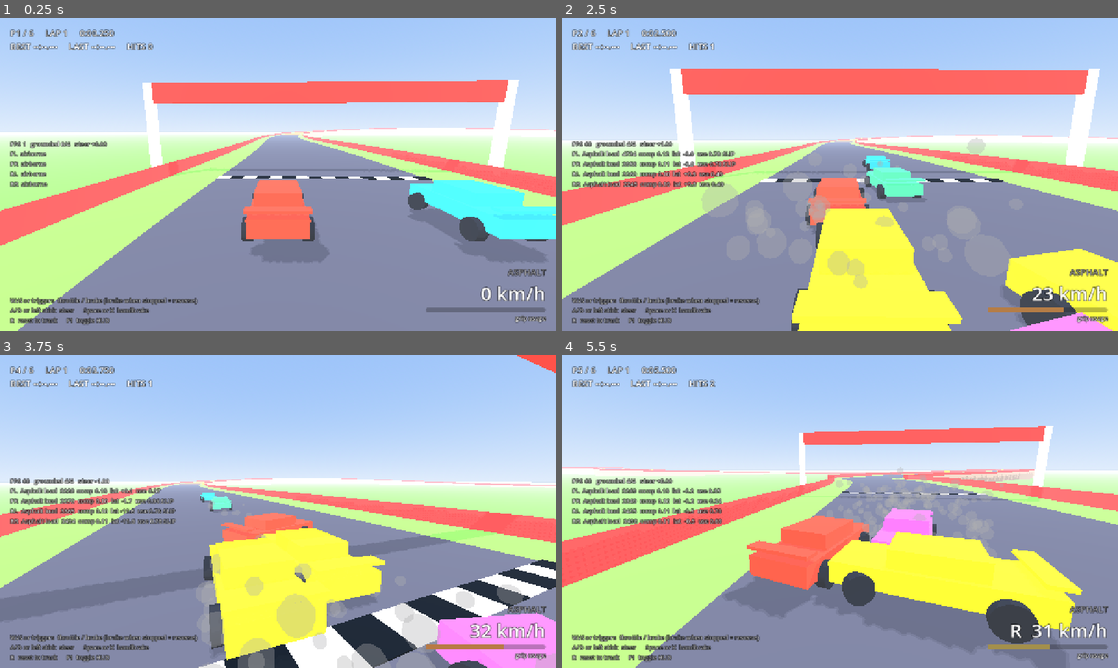
Above: before the commit, frames 1-4 (two rows, left to right).
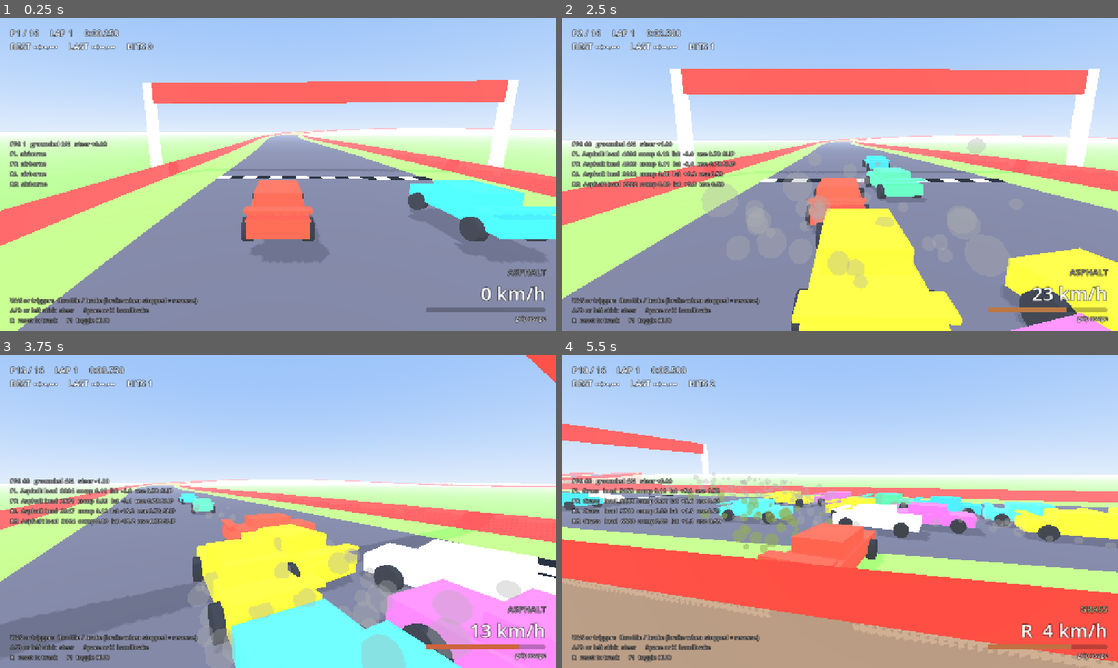
Above: after the commit, the same moments.

Repository: dylantoporek/the-crucible-race
Game: Godot game, scene res://scenes/main.tscn
Two runs of this game, one before a commit and one after it. Both use one fixed random seed, a clock stepped at 60 frames per second and the inputs below.
Inputs:
- Up to frame 1 (0.25 s): no input
- Up to frame 2 (2.5 s): hold D (steer_right) 0.53-1.28 s; hold S (brake) 1.28-2.03 s; hold D (steer_right) from 2.03 s (still down)
- Up to frame 3 (3.75 s): release D (steer_right) at 2.78 s; hold W (accelerate) 2.78-3.53 s; hold A (steer_left) from 3.53 s (still down)
- Up to frame 4 (5.5 s): tap R (reset) at 4.15 s; release A (steer_left) at 5.03 s; hold S (brake) from 5.03 s (still down)

The runs differ from the first frame. In frame 1, 0.2% of the frame differs, in the area x 5-22%, y 3-6%; in frame 2, 0.5%; in frame 3, 27%; in frame 4, 58%, in the area x 0-100%, y 3-100%.

Commit message:
Cache track offsets per body and raise the demo grid to 16 cars
Every AI ran four full scans of the track curve per tick, and the lap
tracker ran one more per car per frame. Each scan walked all 2,292 baked
points, which made the AI about a quarter of total physics cost and put a
low ceiling on field size.

TestTrack.track_offset() now caches one offset per body per physics frame
and finds it by searching a 12 m window around the body's previous offset,
falling back to the full scan on a cache miss or when the best match lands
on the window edge (a reset or teleport). lateral_offset_at() and
distance_from_center_at() take an already-known offset so callers do not
recompute it, and the AI and lap tracker use the cached lookups.

Verified against the exact full scan over 28,800 samples with 13 forced
teleports: maximum error 0.26 m on a 2,291 m lap, within the fine search
step.

Physics per tick, headless on a 2.1 GHz Xeon:
  cars   before   after
    6    1.58 ms  1.71 ms
   16    3.62 ms  2.71 ms
   20    4.20 ms  3.44 ms
   40    7.52 ms  5.73 ms
Marginal cost per car falls from 0.175 ms to 0.118 ms.

With that headroom the demo grid goes from 6 cars to 16. Over 45 s with
every car on AI the field stays on the road, none stall, and they are
trading paint by the end.

Co-Authored-By: Claude Opus 5 <noreply@anthropic.com>
Claude-Session: https://claude.ai/code/session_01QUP9UcYASvbeFEYPhEwjAT

Diff:
--- a/scripts/car/ai_driver.gd
+++ b/scripts/car/ai_driver.gd
@@ -29,7 +29,7 @@
 	var curve := track.curve
 	var length := track.length
 	var pos := car.global_position
-	var offset := track.offset_of(pos)
+	var offset := track.track_offset(car)
 	var speed := car.speed
 	var speed_abs := absf(speed)
 
@@ -45,10 +45,10 @@
 	_lane_wobble_phase += delta * 0.4
 	var lane := lane_offset + sin(_lane_wobble_phase) * 1.2
 	if rival != null and is_instance_valid(rival):
-		var rival_off := track.offset_of(rival.global_position)
+		var rival_off := track.track_offset(rival)
 		var along := track.wrapped_delta(offset, rival_off)
 		if absf(along) < 9.0:
-			var rival_lane := track.lateral_offset(rival.global_position)
+			var rival_lane := track.lateral_offset_at(rival.global_position, rival_off)
 			lane = lerpf(lane, rival_lane, aggression * 0.9)
 	lane = clampf(lane, -track.road_half_width + 1.2, track.road_half_width - 1.2)
 	var target: Vector3 = track.to_global(ahead.pos + ahead.right * lane)
@@ -93,7 +93,7 @@
 		_stuck_time = 0.0
 
 	# Way off the road, or lost for too long: put it back on the track.
-	if track.distance_from_center(pos) > track.road_half_width + track.shoulder_width + 4.0:
+	if track.distance_from_center_at(pos, offset) > track.road_half_width + track.shoulder_width + 4.0:
 		_offtrack_time += delta
 	else:
 		_offtrack_time = 0.0
--- a/scripts/game/game.gd
+++ b/scripts/game/game.gd
@@ -14,7 +14,7 @@
 	Color(0.55, 0.55, 0.60),
 ]
 
-@export var ai_count := 5
+@export var ai_count := 15
 
 @onready var track: TestTrack = $TestTrack
 @onready var camera: ChaseCamera = $ChaseCamera
@@ -67,7 +67,7 @@
 		car.add_child(ai)
 	cars.append(car)
 	_laps[car] = 0
-	_prev_progress[car] = track.progress_of(car.global_position)
+	_prev_progress[car] = track.body_progress(car)
 	_half_passed[car] = false
 	return car
 
@@ -82,7 +82,7 @@
 
 
 func _update_progress(car: RaycastCar) -> void:
-	var p := track.progress_of(car.global_position)
+	var p := track.body_progress(car)
 	var prev: float = _prev_progress[car]
 	if p > 0.45 and p < 0.55:
 		_half_passed[car] = true
--- a/scripts/track/test_track.gd
+++ b/scripts/track/test_track.gd
@@ -56,8 +56,15 @@
 ## How far (metres) a surface boundary may move to land on the straightest nearby road.
 @export var transition_search := 60.0
 
+## Search window and step sizes for the cached per-body offset lookup, in metres.
+const CURSOR_RADIUS := 12.0
+const CURSOR_COARSE_STEP := 2.0
+const CURSOR_FINE_STEP := 0.25
+
 var curve := Curve3D.new()
 var length := 0.0
+var _cursor_offset: Dictionary = {}   # body instance id -> offset along the loop
+var _cursor_frame: Dictionary = {}    # body instance id -> physics frame it was computed on
 var _frames: Array[Dictionary] = []   # pos, tangent, right, up, offset
 var _segments: Array = []             # [start_offset, end_offset, SurfaceType], blend bands included
 var _boundaries: Array[float] = []    # centre offset of each surface change
@@ -175,12 +182,72 @@
 
 # ---------------------------------------------------------------- queries
 
+## Exact but expensive: scans every baked point on the curve. Use `track_offset()` for
+## anything that runs per frame; this is for one-off queries and cache misses.
 func offset_of(global_pos: Vector3) -> float:
 	return curve.get_closest_offset(to_local(global_pos))
 
 
+## Offset along the loop for a moving body, cached per physics frame and found by searching
+## only near where the body was last tick. A car covers about a metre per tick at top speed,
+## so the window is generous; if the best match lands on the window edge the body has been
+## reset or teleported and we fall back to the full scan.
+func track_offset(body: Node3D) -> float:
+	var id := body.get_instance_id()
+	var frame := Engine.get_physics_frames()
+	if _cursor_frame.get(id, -1) == frame:
+		return _cursor_offset[id]
+	var offset: float
+	if _cursor_offset.has(id):
+		offset = _offset_near(body.global_position, _cursor_offset[id])
+	else:
+		offset = offset_of(body.global_position)
+		_prune_cursors()
+	_cursor_offset[id] = offset
+	_cursor_frame[id] = frame
+	return offset
+
+
+func _offset_near(global_pos: Vector3, hint: float) -> float:
+	var local := to_local(global_pos)
+	var best := hint
+	var best_d := INF
+	var o := hint - CURSOR_RADIUS
+	while o <= hint + CURSOR_RADIUS:
+		var d := local.distance_squared_to(curve.sample_baked(fposmod(o, length), true))
+		if d < best_d:
+			best_d = d
+			best = o
+		o += CURSOR_COARSE_STEP
+	# The body moved further than the window, so the true closest point may lie outside it.
+	if absf(best - hint) >= CURSOR_RADIUS - CURSOR_COARSE_STEP * 0.5:
+		return offset_of(global_pos)
+	var fine := best
+	o = best - CURSOR_COARSE_STEP
+	while o <= best + CURSOR_COARSE_STEP:
+		var d := local.distance_squared_to(curve.sample_baked(fposmod(o, length), true))
+		if d < best_d:
+			best_d = d
+			fine = o
+		o += CURSOR_FINE_STEP
+	return fposmod(fine, length)
+
+
+## Drop cursors belonging to bodies that no longer exist.
+func _prune_cursors() -> void:
+	for id in _cursor_offset.keys():
+		if not is_instance_valid(instance_from_id(id)):
+			_cursor_offset.erase(id)
+			_cursor_frame.erase(id)
+
+
 func progress_of(global_pos: Vector3) -> float:
 	return offset_of(global_pos) / length
+
+
+## Progress 0..1 for a moving body, using the cached offset.
+func body_progress(body: Node3D) -> float:
+	return track_offset(body) / length
 
 
 ## Signed distance along the loop from a to b, in (-length/2, length/2].
@@ -191,9 +258,18 @@
 	return d
 
 
+## Metres right of the road centre line, for a position whose offset is already known.
+func lateral_offset_at(global_pos: Vector3, offset: float) -> float:
+	var f := frame_at(offset)
+	return (to_local(global_pos) - f.pos).dot(f.right)
+
+
 func lateral_offset(global_pos: Vector3) -> float:
-	var f := frame_at(offset_of(global_pos))
-	return (to_local(global_pos) - f.pos).dot(f.right)
+	return lateral_offset_at(global_pos, offset_of(global_pos))
+
+
+func distance_from_center_at(global_pos: Vector3, offset: float) -> float:
+	return absf(lateral_offset_at(global_pos, offset))
 
 
 func distance_from_center(global_pos: Vector3) -> float:
Not shown, changed: README.md
